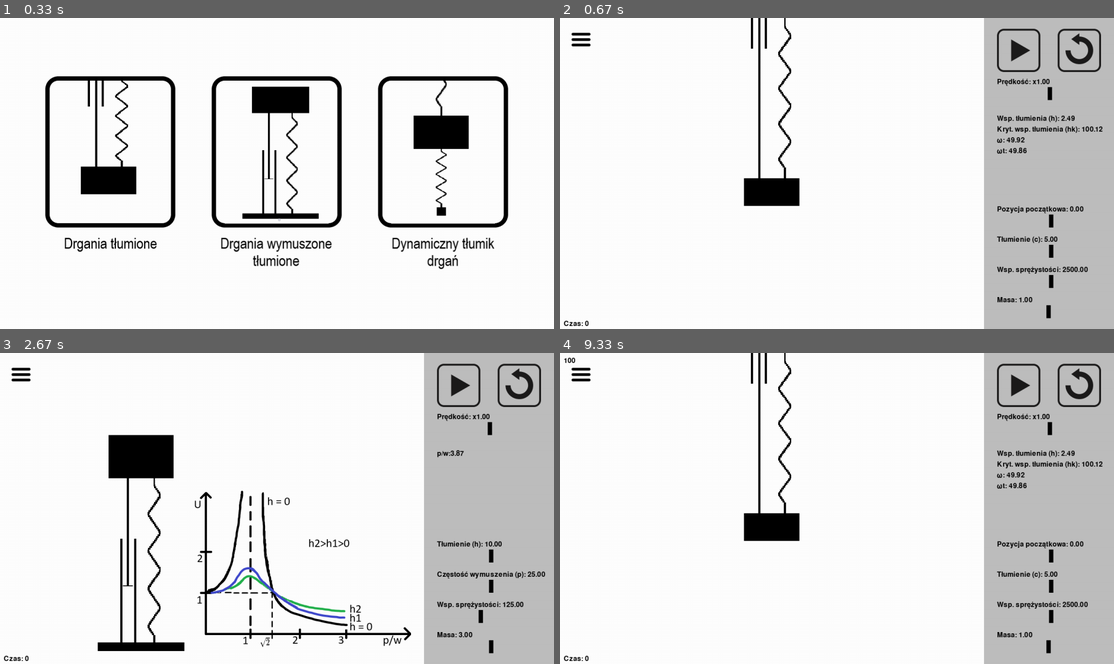
Above: before the commit, frames 1-4 (two rows, left to right).
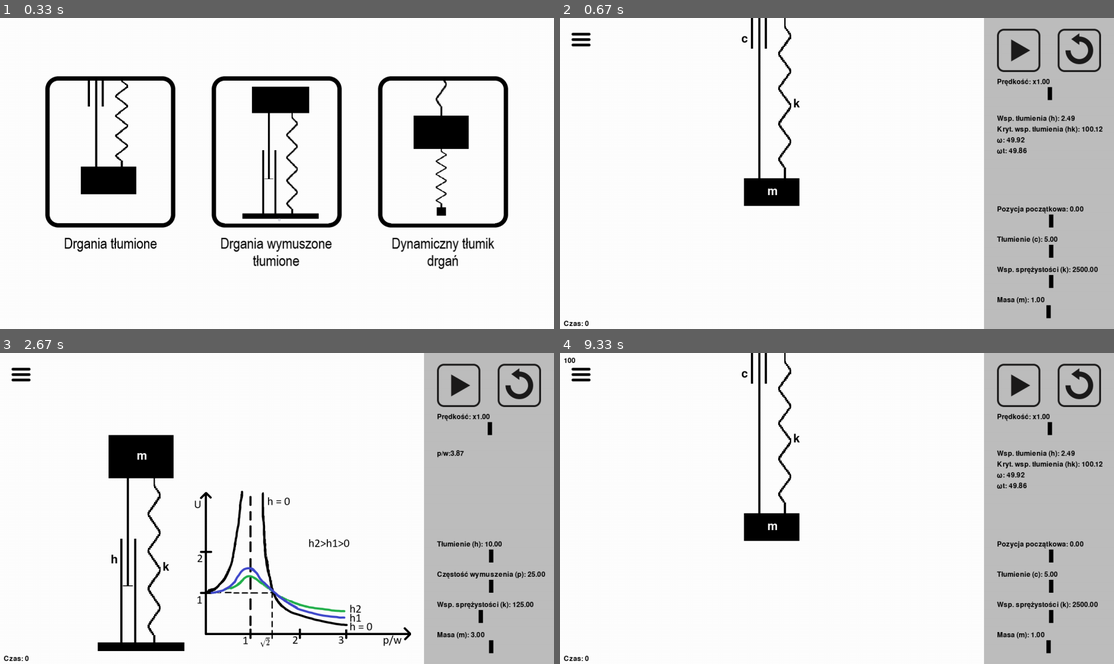
Above: after the commit, the same moments.

Repository: KamilGrundas/Damping_Simulator
Game: pygame game, started from code/main.py
The game is run twice, just before and just after one commit, with the same random seed, the same clock (stepped at 60 frames per second) and the same inputs.
Inputs (mouse positions are in pixels of both pictures, inside the frame that each line leads up to):
- Up to frame 1 (0.33 s): no input
- Up to frame 2 (0.67 s): click (670, 173) at 0.38 s
- Up to frame 3 (2.67 s): click (487, 645) at 1.22 s; tap C at 2 s; click (249, 589) at 2.38 s
- Up to frame 4 (9.33 s): tap C at 3.17, 3.83, 6.17, 7.5, 8.5 s; click (981, 480) at 3.55 s; click (953, 452) at 4.22 s; click (665, 402) at 4.55 s; click (1053, 586) at 4.88 s; click (1047, 645) at 5.22 s; click (1047, 555) at 5.55 s; click (1047, 555) at 5.88 s; click (781, 496) at 6.55 s; click (1008, 583) at 6.88 s; click (1019, 636) at 7.22 s, where only the run after the commit has a clickable "Masa (m): 3.00"; click (731, 586) at 7.88 s; click (859, 592) at 8.22 s; click (698, 477) at 8.88 s; tap P at 9.17 s

Frame 1 is identical in both runs. In frame 2, 0.2% of the frame differs, in the area x 32-98%, y 5-92%; in frame 3, 0.2%, in the area x 20-97%, y 32-92%; in frame 4, 0.2%.

Commit message:
Added parameters

Diff:
--- a/code/dynamic_block.py
+++ b/code/dynamic_block.py
@@ -25,6 +25,6 @@
         self.pos.y = y
 
         try:
-            self.rect.bottom = int((self.pos.y + 5) * ((500 - 0) / (5 + 5)) + 0)
+            self.rect.bottom = int((self.pos.y + 5) * ((600 - 100) / (5 + 5)) + 0)
         except:
             print("Nieskończoność")
--- a/code/level.py
+++ b/code/level.py
@@ -16,6 +16,8 @@
         self.show_fps = False
         self.time = 0
 
+        self.font_40 = pygame.font.Font(None, 40)
+
         # get the display surface
         self.display_surface = pygame.display.get_surface()
 
@@ -73,7 +75,7 @@
         self.elasticity_level_slider = Slider(
             SLIDER_POSITIONS[4],
             self.controls,
-            f"{ELASTICITY_COEFFICIENT}: ",
+            f"{ELASTICITY_COEFFICIENT} (k): ",
             0,
             5000,
             2500,
@@ -81,7 +83,7 @@
         self.mass_slider = Slider(
             SLIDER_POSITIONS[5],
             self.controls,
-            f"{MASS}: ",
+            f"{MASS} (m): ",
             0.1,
             2,
             1,
@@ -150,10 +152,31 @@
             True,
             ("black"),
         )
+
+        parameters5 = self.font_40.render(
+            "m",
+            True,
+            ("white"),
+        )
+        parameters6 = self.font_40.render(
+            "k",
+            True,
+            ("black"),
+        )
+
+        parameters7 = self.font_40.render(
+            "c",
+            True,
+            ("black"),
+        )
+
         self.display_surface.blit(parameters, (1010, 225))
         self.display_surface.blit(parameters2, (1010, 250))
         self.display_surface.blit(parameters3, (1010, 275))
         self.display_surface.blit(parameters4, (1010, 300))
+        self.display_surface.blit(parameters5, (self.circle.rect.centerx - 10, self.circle.rect.centery - 15))
+        self.display_surface.blit(parameters6, (self.spring.rect.centerx + 20, self.spring.rect.centery))
+        self.display_surface.blit(parameters7, (self.silencer.rect.centerx - 40, self.silencer.rect.centery))
         fps_text = self.font.render(f"{fps}", True, ("black"))
         time_text = self.font.render(f"{TIME}: {round(self.time,2)}", True, ("black"))
         if self.show_fps == True:
@@ -182,7 +205,7 @@
 
         self.controls.update()
         self.input()
-        self.text_blit(fps)
+
 
         self.spring.stretch(True)
         if self.start_button.is_playing == False:
@@ -212,3 +235,6 @@
         else:
             self.silencer.rect.y = 0
             self.spring.rect.centerx = ((SCREEN_WIDTH - SIDE_MENU_WIDTH) / 2) + 30
+
+        self.text_blit(fps)
+        print(self.circle.rect.x, self.circle.rect.y)
--- a/code/level_2.py
+++ b/code/level_2.py
@@ -16,7 +16,7 @@
         self.menu = False
         self.show_fps = False
         self.time = 0
-
+        self.font_40 = pygame.font.Font(None, 40)
         # get the display surface
         self.display_surface = pygame.display.get_surface()
 
@@ -96,7 +96,7 @@
         self.elasticity_level_slider = Slider(
             SLIDER_POSITIONS[4],
             self.controls,
-            f"{ELASTICITY_COEFFICIENT}: ",
+            f"{ELASTICITY_COEFFICIENT} (k): ",
             75,
             200,
             125,
@@ -104,7 +104,7 @@
         self.mass_slider = Slider(
             SLIDER_POSITIONS[5],
             self.controls,
-            f"{MASS}: ",
+            f"{MASS} (m): ",
             1,
             5,
             3,
@@ -173,11 +173,34 @@
         h = self.damp_slider.k
         m = self.mass_slider.k
         k = self.elasticity_level_slider.k
+
+        parameters2 = self.font_40.render(
+            "m",
+            True,
+            ("white"),
+        )
+        parameters3 = self.font_40.render(
+            "k",
+            True,
+            ("black"),
+        )
+
+        parameters4 = self.font_40.render(
+            "h",
+            True,
+            ("black"),
+        )
+
         parameters = self.font.render(
             f"p/w:{round(forced_vibrations(m,k,h,p,self.time)[1],2)}",
             True,
             ("black"),
         )
+
+        self.display_surface.blit(parameters2, (self.dynamic_block.rect.centerx - 10, self.dynamic_block.rect.centery - 15))
+        self.display_surface.blit(parameters3, (self.spring.rect.centerx + 20, self.spring.rect.centery))
+        self.display_surface.blit(parameters4, (self.spring.rect.centerx - 100, self.silencer.rect.centery))
+
         self.display_surface.blit(parameters, (1010, 225))
         fps_text = self.font.render(f"{fps}", True, ("black"))
         time_text = self.font.render(f"{TIME}: {round(self.time,2)}", True, ("black"))
